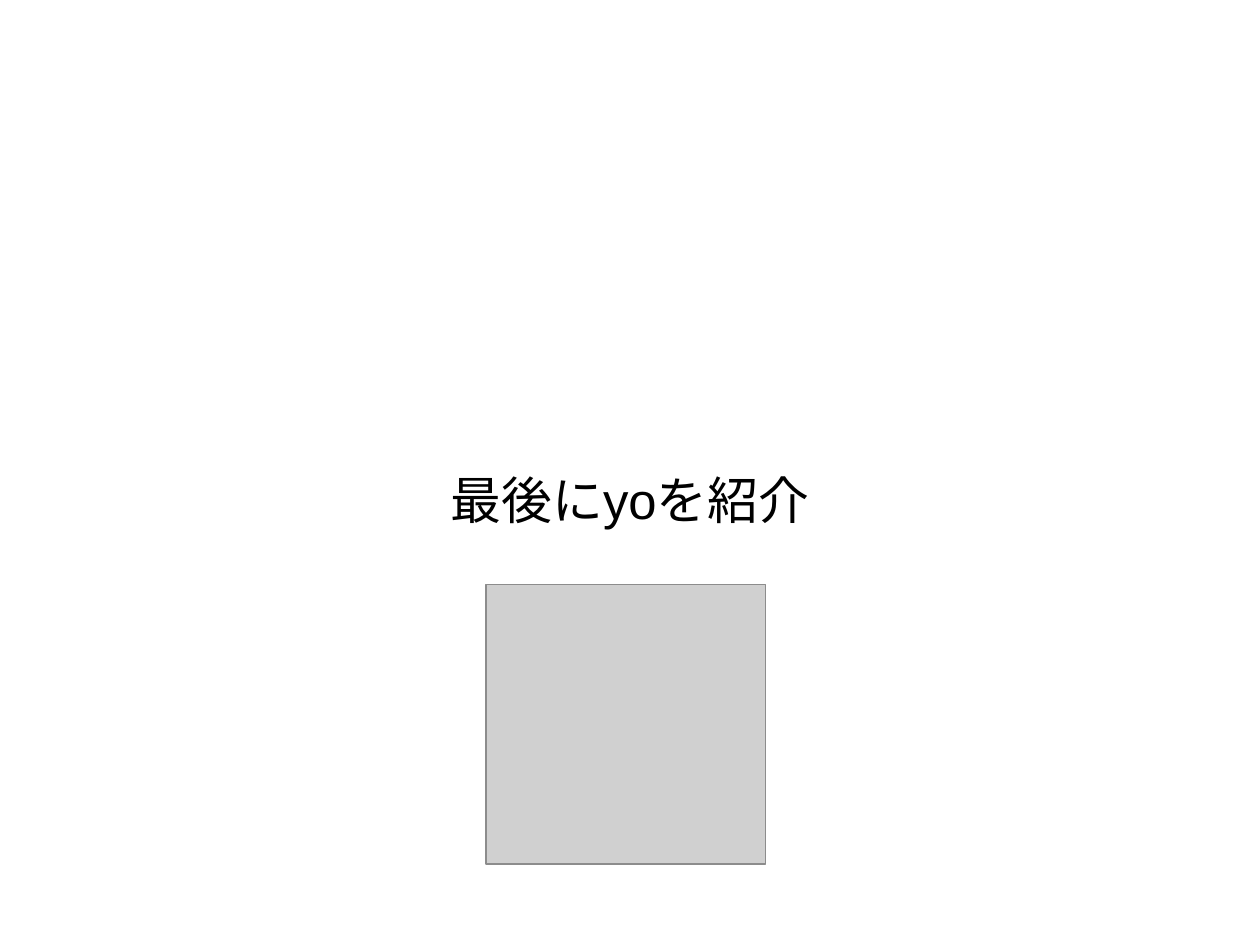
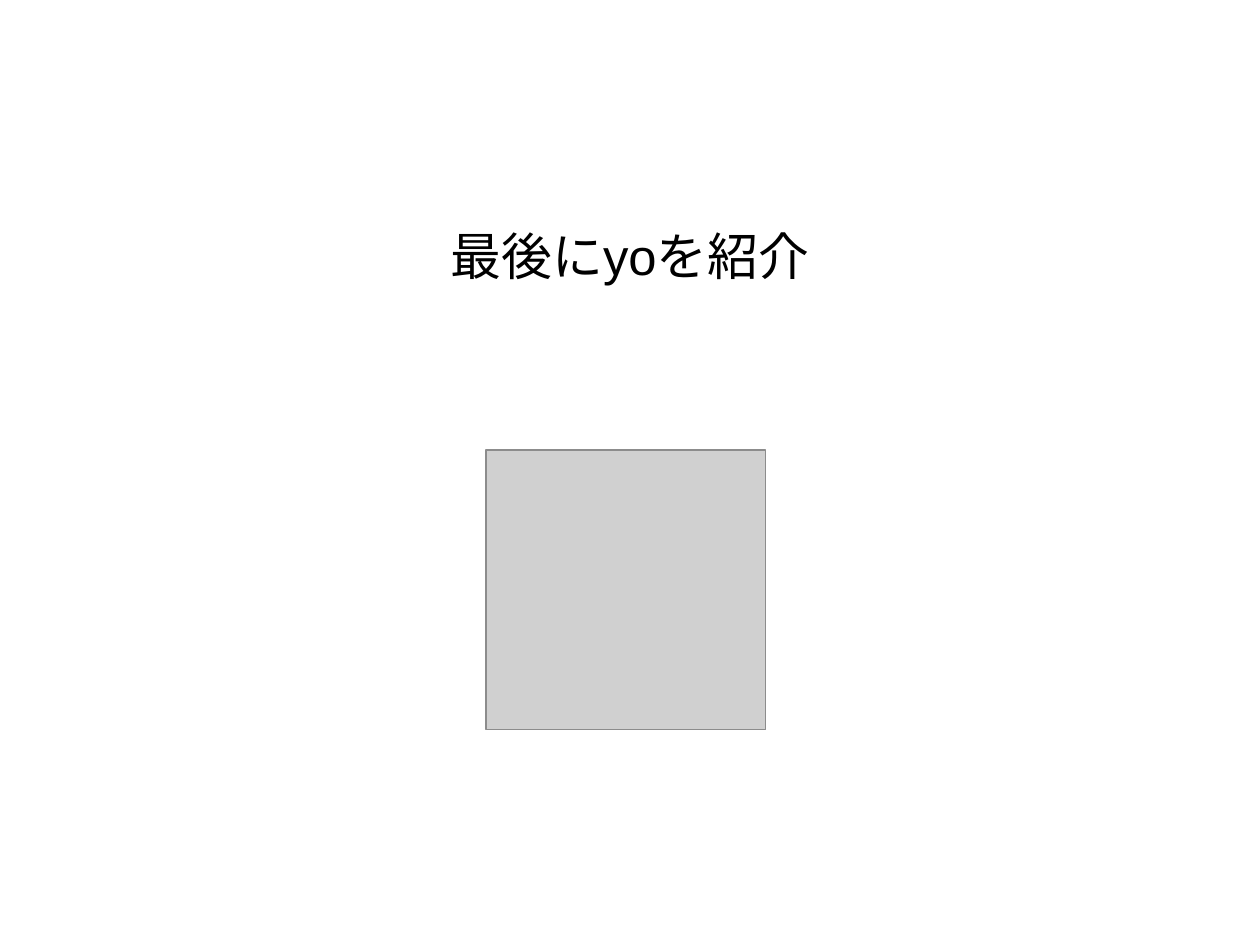
Before and after one commit to masakura/yeoman-presentation, a slide deck: slide 40 of yeoman-presentation.odp. Drawn at 1260x945 pixels with LibreOffice and Linux fonts; fonts in the diff are those of the drawing; grey boxes stand for pictures; background and template pictures are left out. Boxes give left, top, right and bottom in pixels: in the first picture for what was removed or moved away, otherwise in the second. Text is boxed around its words. In the diff, an @@ line names an element or a change of style, - is before the commit and + after.

```diff
--- a/yeoman-presentation.odp
+++ b/yeoman-presentation.odp
@@ subtitle "最後にyoを紹介" at box(451, 232, 810, 286): vertical alignment middle to top @@
@@ picture: place and size @@
-picture at box(486, 584, 766, 864)
+picture at box(486, 450, 766, 731)
```
Also in this commit, not shown: 9 other slides changed, 2 slides added, 1 slide removed.
